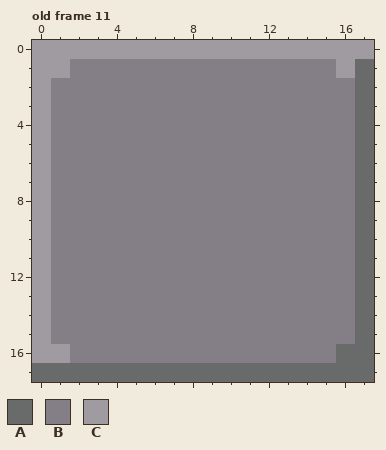
A pixel-art file gets an edit: BattleSweeper/BattleSweeper/Assets/MineSweeperSprites.aseprite. That is the earlier state.
18x18 pixels, 11 frames. Shown: old frame 11.
Visible layers, top first: "Tile", "Layer 4", "Layer 3", "Six", "Five", "Four", "Three", "Two", "One", "Bomb", "Background".
Palette (. is transparent): A #696a6a  B #847e87  C #9f9ba1
Pixels before, old frame 11, first column x 0:
 0 CCCCCCCCCCCCCCCCCC
 1 CCBBBBBBBBBBBBBBCA
 2 CBBBBBBBBBBBBBBBBA
 3 CBBBBBBBBBBBBBBBBA
 4 CBBBBBBBBBBBBBBBBA
 5 CBBBBBBBBBBBBBBBBA
 6 CBBBBBBBBBBBBBBBBA
 7 CBBBBBBBBBBBBBBBBA
 8 CBBBBBBBBBBBBBBBBA
 9 CBBBBBBBBBBBBBBBBA
10 CBBBBBBBBBBBBBBBBA
11 CBBBBBBBBBBBBBBBBA
12 CBBBBBBBBBBBBBBBBA
13 CBBBBBBBBBBBBBBBBA
14 CBBBBBBBBBBBBBBBBA
15 CBBBBBBBBBBBBBBBBA
16 CCBBBBBBBBBBBBBBAA
17 AAAAAAAAAAAAAAAAAA
The same view after the edit:
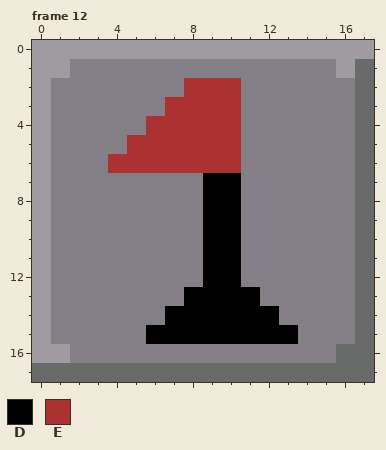
Colours new in this view: D #000000  E #ac3232
A new or re-ordered frame is compared with the old frame closest to it.
From old to new:
{"change": "frames 11 -> 12"}
{"change": "layer \"Flag\" added"}
{"where": "frame 12 is new; against old frame 11, layer \"Flag\""}
{"frame":12,"y":2,"x":8,"old":"BBB","new":"EEE"}
{"frame":12,"y":3,"x":7,"old":"BBBB","new":"EEEE"}
{"frame":12,"y":4,"x":6,"old":"BBBBB","new":"EEEEE"}
{"frame":12,"y":5,"x":5,"old":"BBBBBB","new":"EEEEEE"}
{"frame":12,"y":6,"x":4,"old":"BBBBBBB","new":"EEEEEEE"}
{"frame":12,"y":7,"x":9,"old":"BB","new":"DD"}
{"frame":12,"y":8,"x":9,"old":"BB","new":"DD"}
{"frame":12,"y":9,"x":9,"old":"BB","new":"DD"}
{"frame":12,"y":10,"x":9,"old":"BB","new":"DD"}
{"frame":12,"y":11,"x":9,"old":"BB","new":"DD"}
{"frame":12,"y":12,"x":9,"old":"BB","new":"DD"}
{"frame":12,"y":13,"x":8,"old":"BBBB","new":"DDDD"}
{"frame":12,"y":14,"x":7,"old":"BBBBBB","new":"DDDDDD"}
{"frame":12,"y":15,"x":6,"old":"BBBBBBBB","new":"DDDDDDDD"}
